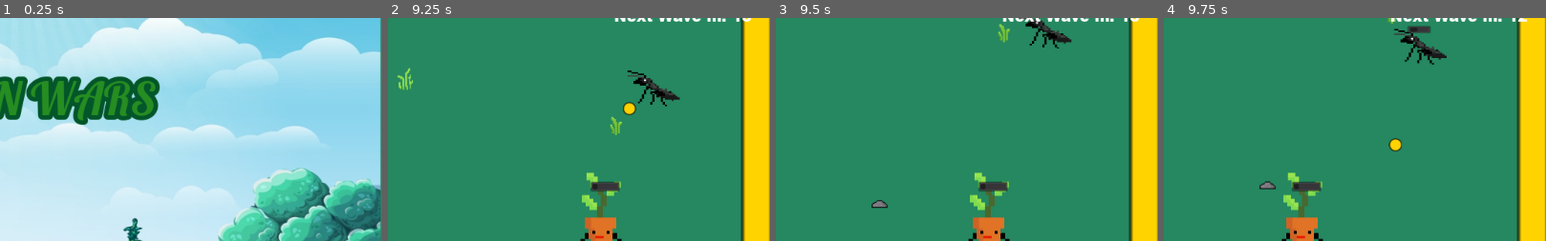
Above: before the commit, frames 1-4 (left to right).
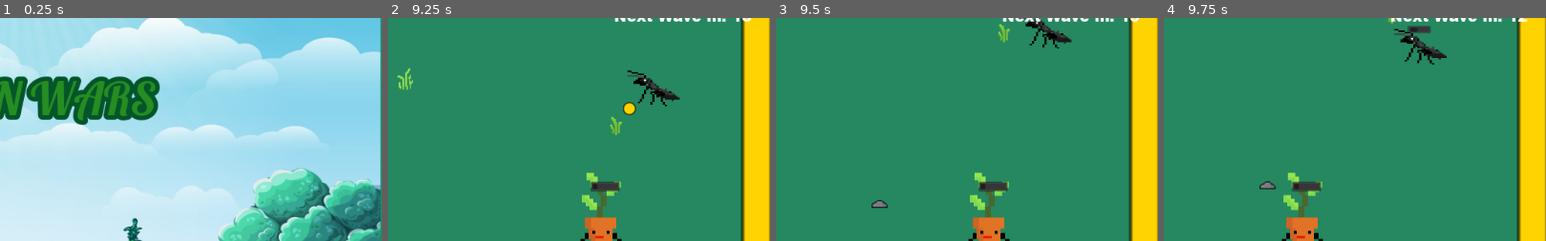
Above: after the commit, the same moments.

Repository: am-camila/Garden-Wars
Game: Godot game, scene res://models/Main/Main.tscn
Same seed, same stepped clock (60 frames per second), same inputs: the game is played once before the commit and once after it.
Inputs:
- Up to frame 1 (0.25 s): no input
- Up to frame 2 (9.25 s): click "Start" at 0.5 s; tap Enter at 1.25 s; hold D (move_right) 1.28-2.03 s; tap F (special_attack) every 0.75 s from 1.35 to 8.85 s; hold S (move_down) 2.03-2.78 s; hold D (move_right) 2.78-3.53 s; hold W (move_up) 3.53-4.28 s; hold A (move_left) 4.28-5.78 s; hold S (move_down) 5.78-6.53 s; hold D (move_right) 6.53-7.28 s; hold W (move_up) 7.28-8.03 s; hold D (move_right) 8.03-8.78 s; hold S (move_down) from 8.78 s (still down)
- Up to frame 3 (9.5 s): keep holding S (move_down)
- Up to frame 4 (9.75 s): release S (move_down) at 9.53 s; hold A (move_left) from 9.53 s (still down); tap F (special_attack) at 9.6 s
The pictures show only the part of the screen within x 50-100%, y 5-55%; the shares and areas given below are measured in that part.

Frames 1-3 are identical in both runs. In frame 4, 0.2% of the frame differs, in the area x 58-63%, y 53-60%.

Commit message:
arreglo el disparo del player, ahora dispara al enemigo que tenga mas proximo como prioridad

Diff:
--- a/src/Player.gd
+++ b/src/Player.gd
@@ -25,7 +25,9 @@
 
 # Variables para enemigos y disparar
 var enemies = []
+var enemies_count = 0
 var target:KinematicBody2D
+var near :float = 1000.0
 var projectile:Sprite
 var projectile_container
 var powerUp_active = false
@@ -49,38 +51,6 @@
 	shieldArea.monitoring = true
 
 
-func initialize(container, projectile_container):
-	self.projectile_container = projectile_container
-
-
-func fire_at_enemy():
-	if enemies.size() == 0:
-		fire_timer.stop()
-	if enemies.size() > 0:
-		var enem = enemies.front()
-		if !is_instance_valid(enem):
-			if enemies.size() > 0:
-				enemies.remove(0)
-				if enemies.size() > 0:
-					enem = enemies.front()
-		else:
-			var proj_instance = projectile_scene.instance()
-			var num_rand = randi() % 2
-			if num_rand:
-				$Fire1Audio.play()
-			else:
-				$Fire2Audio.play()
-			proj_instance.initialize(projectile_container, fire_position.global_position, fire_position.global_position.direction_to(enem.global_position))
-
-
-func _on_wave_end():
-	$Fire1Audio.stop()
-	$Fire2Audio.stop()
-
-func _on_hit_enemy():
-	$Fire1Audio.stop()
-	$Fire2Audio.stop()
-
 func _process(delta):
 	velocity.x = direction.x * speed
 	velocity.y = direction.y * speed
@@ -100,8 +70,60 @@
 	check_health()
 
 
-
-func _input(event):
+func initialize(container, projectile_container):
+	self.projectile_container = projectile_container
+
+
+func fire_at_enemy():
+#	if enemies.size() == 0:
+#		fire_timer.stop()
+#	if enemies.size() > 0:
+#		var enem = enemies.front()
+#		if !is_instance_valid(enem):
+#			if enemies.size() > 0:
+#				enemies.remove(0)
+#				if enemies.size() > 0:
+#					enem = enemies.front()
+#		else:
+#			var proj_instance = projectile_scene.instance()
+#			var num_rand = randi() % 2
+#			if num_rand:
+#				$Fire1Audio.play()
+#			else:
+#				$Fire2Audio.play()
+#			proj_instance.initialize(projectile_container, fire_position.global_position, fire_position.global_position.direction_to(enem.global_position))
+
+	if enemies_count == 0:
+		fire_timer.stop()
+	if enemies.size() > 0:
+		near = 1000.0
+		for elem in enemies:
+			if is_instance_valid(elem):
+				var enemy_distance = position.distance_to(elem.position)
+				if enemy_distance < near:
+					near = enemy_distance
+					target = elem
+	if is_instance_valid(target):
+		var proj_instance = projectile_scene.instance()
+		var num_rand = randi() % 2
+		if num_rand:
+			$Fire1Audio.play()
+		else:
+			$Fire2Audio.play()
+		proj_instance.initialize(projectile_container, fire_position.global_position, fire_position.global_position.direction_to(target.global_position))
+
+
+func _on_wave_end():
+	$Fire1Audio.stop()
+	$Fire2Audio.stop()
+
+func _on_hit_enemy():
+	$Fire1Audio.stop()
+	$Fire2Audio.stop()
+
+
+
+func _unhandled_input(event):
 	direction = Vector2.ZERO
 	if Input.is_action_pressed("move_right"):
 		direction.x = 1
@@ -117,10 +139,14 @@
 
 func _on_FireArea_body_entered(body):
 	if body is Enemy:
+		enemies_count += 1
 		enemies.append(body)
 		fire_timer.start()
 
-
+func _on_FireArea_body_exited(body):
+	var index = enemies.find(body)
+	enemies.remove(index)
+	enemies_count -= 1
 
 func _on_HitArea_body_entered(body):
 	if body is Enemy:
@@ -132,8 +158,6 @@
 			$LifeTimer.start()
 
 
-
-
 func check_health():
 	if max_health < 1:
 		GLOBALS.emit_signal("player_die")
@@ -162,8 +186,7 @@
 			proj_O.initialize(projectile_container, fire_position.global_position, glob.direction_to(fire_position.global_position+(Vector2(-10,0))))
 			$SpecialFire.play()
 
-func _on_FireArea_body_exited(body):
-	fire_timer.stop()
+
 
 
 func increaseSpeed(duration, strength):
--- a/src/models/Main/Main.gd
+++ b/src/models/Main/Main.gd
@@ -93,6 +93,7 @@
 #Muestra el texto en pantalla previo a iniciar la oleada
 func see_wave_text():
 	if enemy_count == 0:
+		player.enemies = []
 		$HudDatos/NumberWaveTimer/NumberWave.show()
 		$HudDatos/NumberWaveTimer/NumberWave.text = "Wave #"+str(current_wave)+" start in "+str(sleep_wave_timer)
 		$HudDatos/NumberWaveTimer.start()
--- a/src/models/Player/Player.tscn
+++ b/src/models/Player/Player.tscn
@@ -107,5 +107,6 @@
 
 [connection signal="body_entered" from="HitArea" to="." method="_on_HitArea_body_entered"]
 [connection signal="body_entered" from="FireArea" to="." method="_on_FireArea_body_entered"]
+[connection signal="body_exited" from="FireArea" to="." method="_on_FireArea_body_exited"]
 [connection signal="timeout" from="LifeTimer" to="." method="_on_LifeTimer_timeout"]
 [connection signal="timeout" from="PowerUpTimer" to="." method="_on_PowerUpTimer_timeout"]
